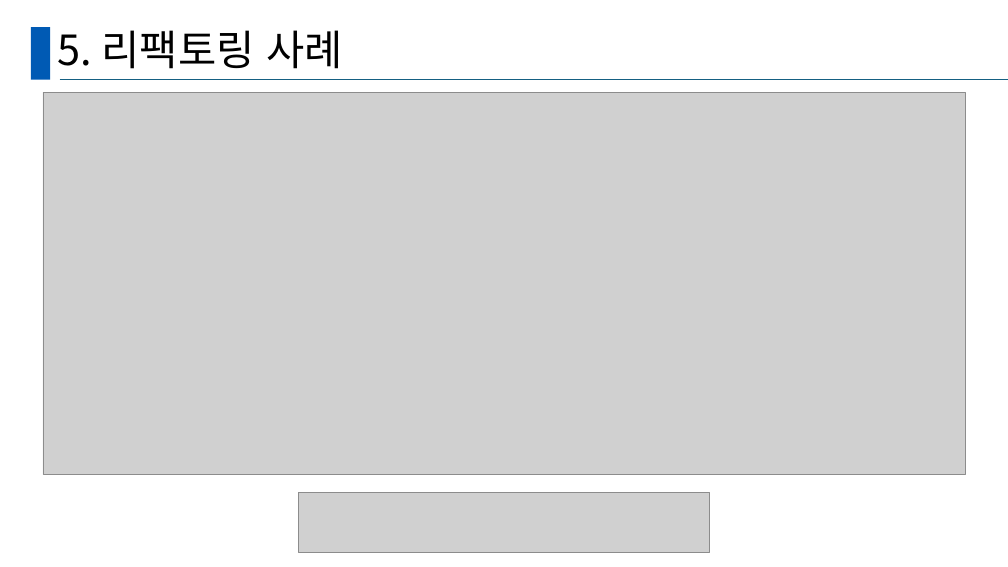
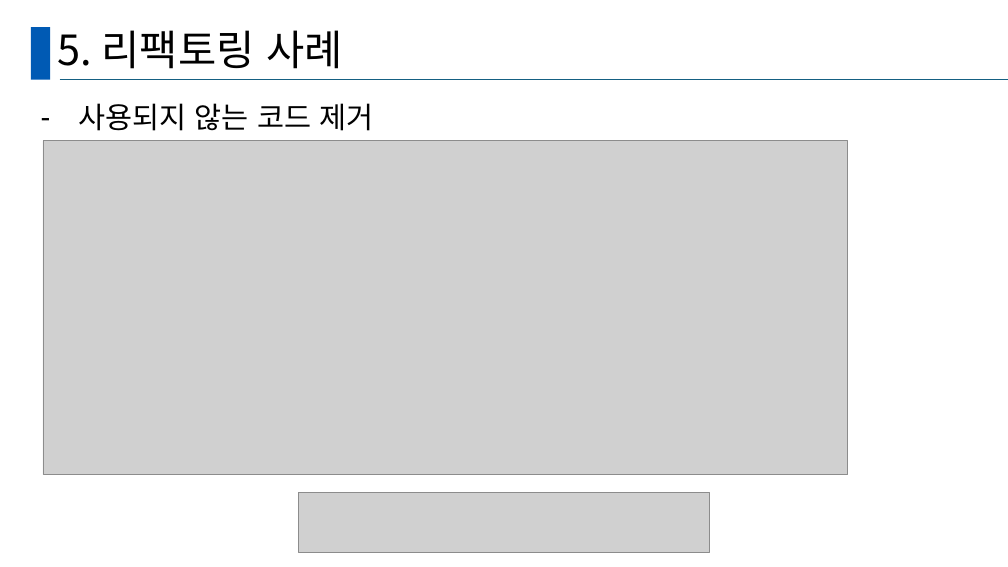
Before and after one commit to GanghyunLee/deep-dive-ssd, a slide deck: slide 55 of D조_DeepDive.pptx. Drawn at 1008x567 pixels with LibreOffice and Linux fonts; fonts in the diff are those of the drawing; grey boxes stand for pictures. Boxes give left, top, right and bottom in pixels: in the first picture for what was removed or moved away, otherwise in the second. Text is boxed around its words. In the diff, an @@ line names an element or a change of style, - is before the commit and + after.

```diff
--- a/D조_DeepDive.pptx
+++ b/D조_DeepDive.pptx
@@ text added at (x1=79, y1=103, x2=373, y2=131), 28 pt, text #000000 @@
+– 사용되지 않는 코드 제거
@@ picture resized from (x1=43, y1=92, x2=966, y2=475) to (x1=43, y1=141, x2=848, y2=475) @@
```
Also in this commit, not shown: 11 other slides changed.
